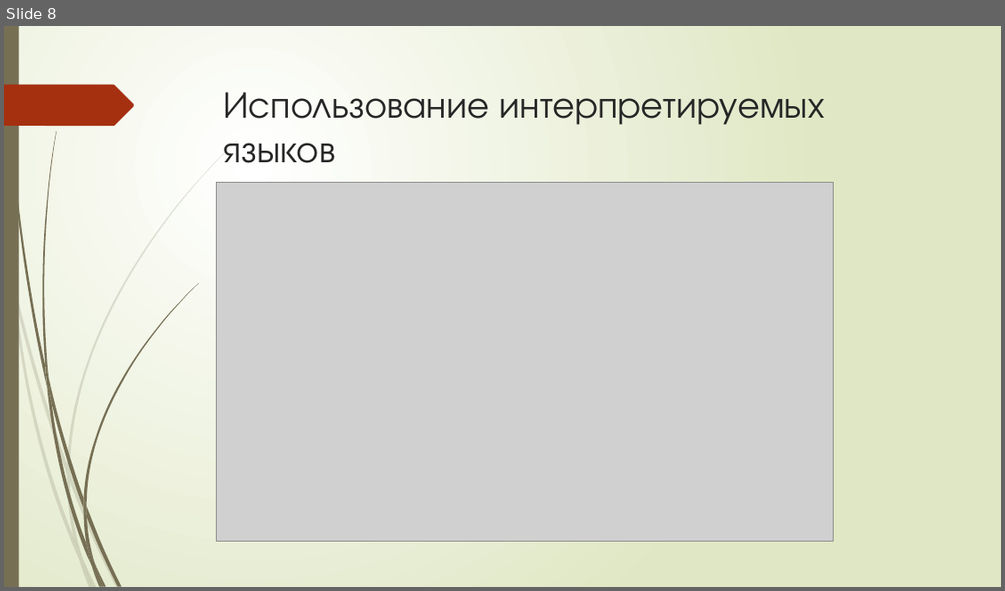
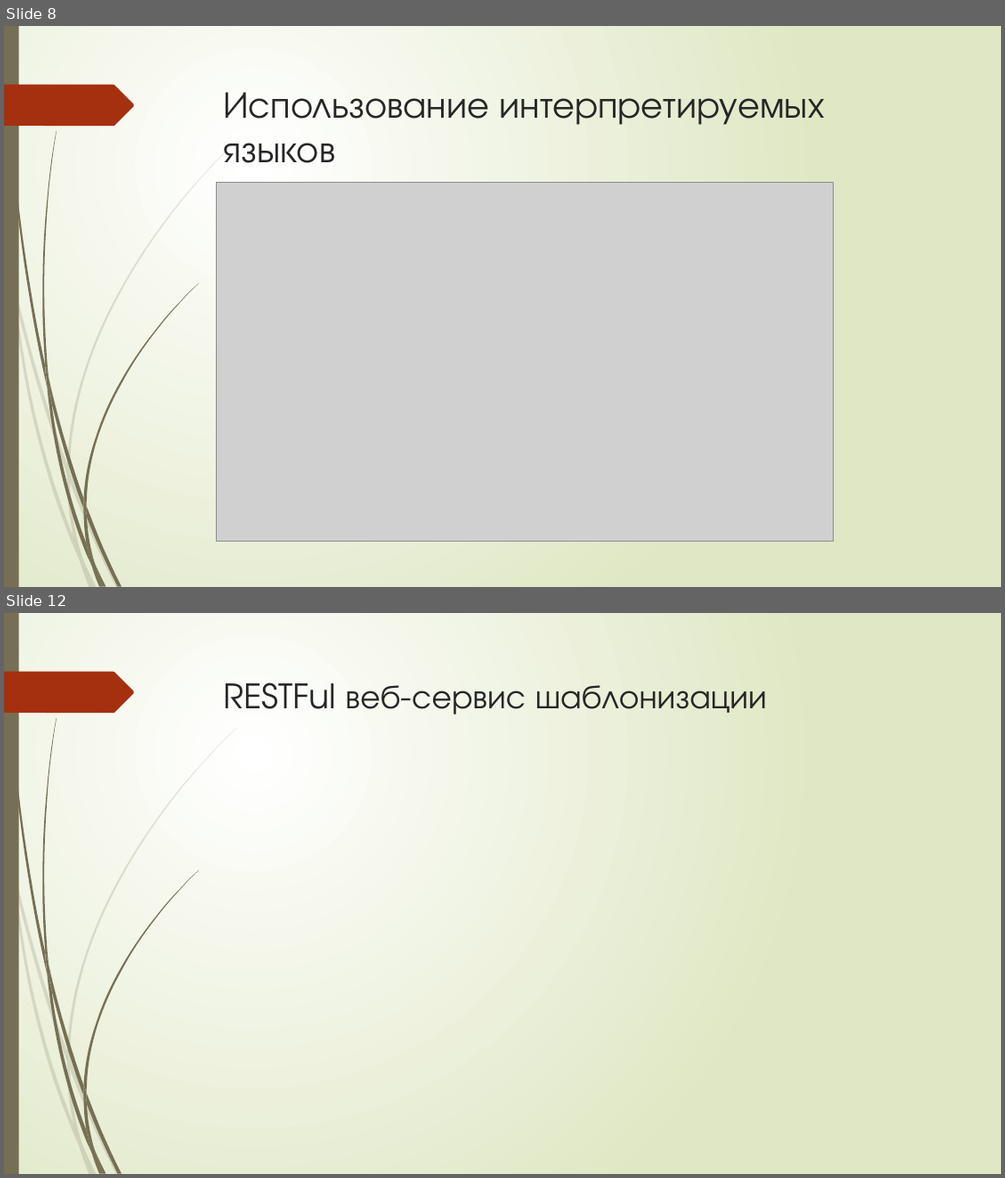
Before and after one commit to bobs4462/tachyon, a slide deck: docs/Презентация ВКР.pptx. Shown one above the other, each under a label of ours: slide 8 before the commit, slides 8 and 12 after it; the slides between them are not shown. The pictures are 1005x591 and 1005x1178 pixels, drawn with LibreOffice and Linux fonts; fonts in the diff are those of the drawing; grey boxes stand for pictures. Boxes give left, top, right and bottom in pixels: in the first picture for what was removed or moved away, otherwise in the second. Text is boxed around its words. In the diff, an @@ line names an element or a change of style, - is before the commit and + after.

```diff
--- a/docs/Презентация ВКР.pptx
+++ b/docs/Презентация ВКР.pptx
@@ slide 12 added at (x1=4, y1=613, x2=1001, y2=1174), background gradient #FFFFFF to #DFE8C4; not listed: 24 template elements that a slide beside it also shows @@
@@ title added at (x1=224, y1=682, x2=767, y2=714), 32.4 pt, text #262626 @@
+RESTFul веб-сервис шаблонизации
```
Also in this commit, not shown: 3 slides changed, 3 other slides added.
